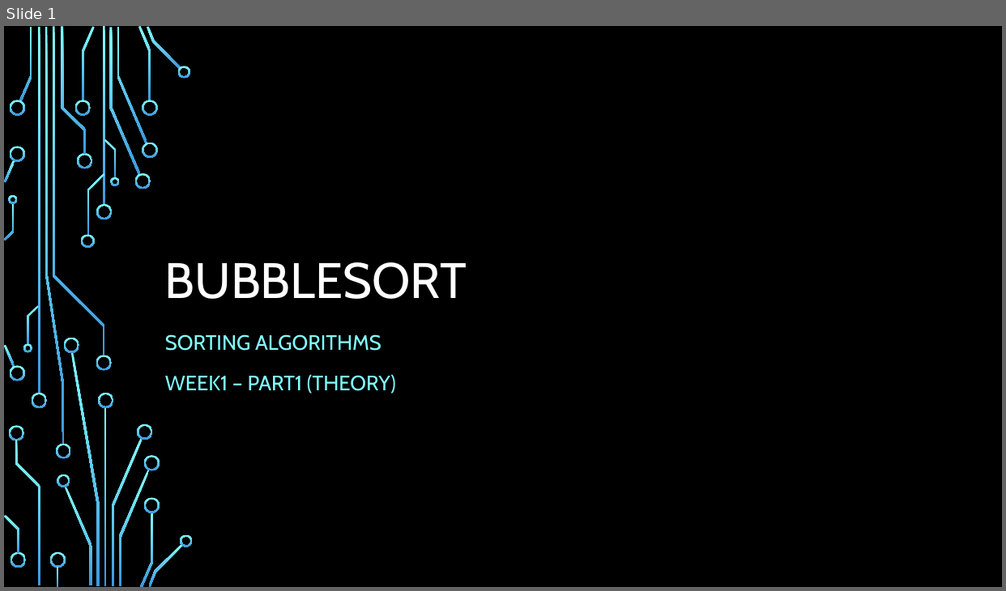
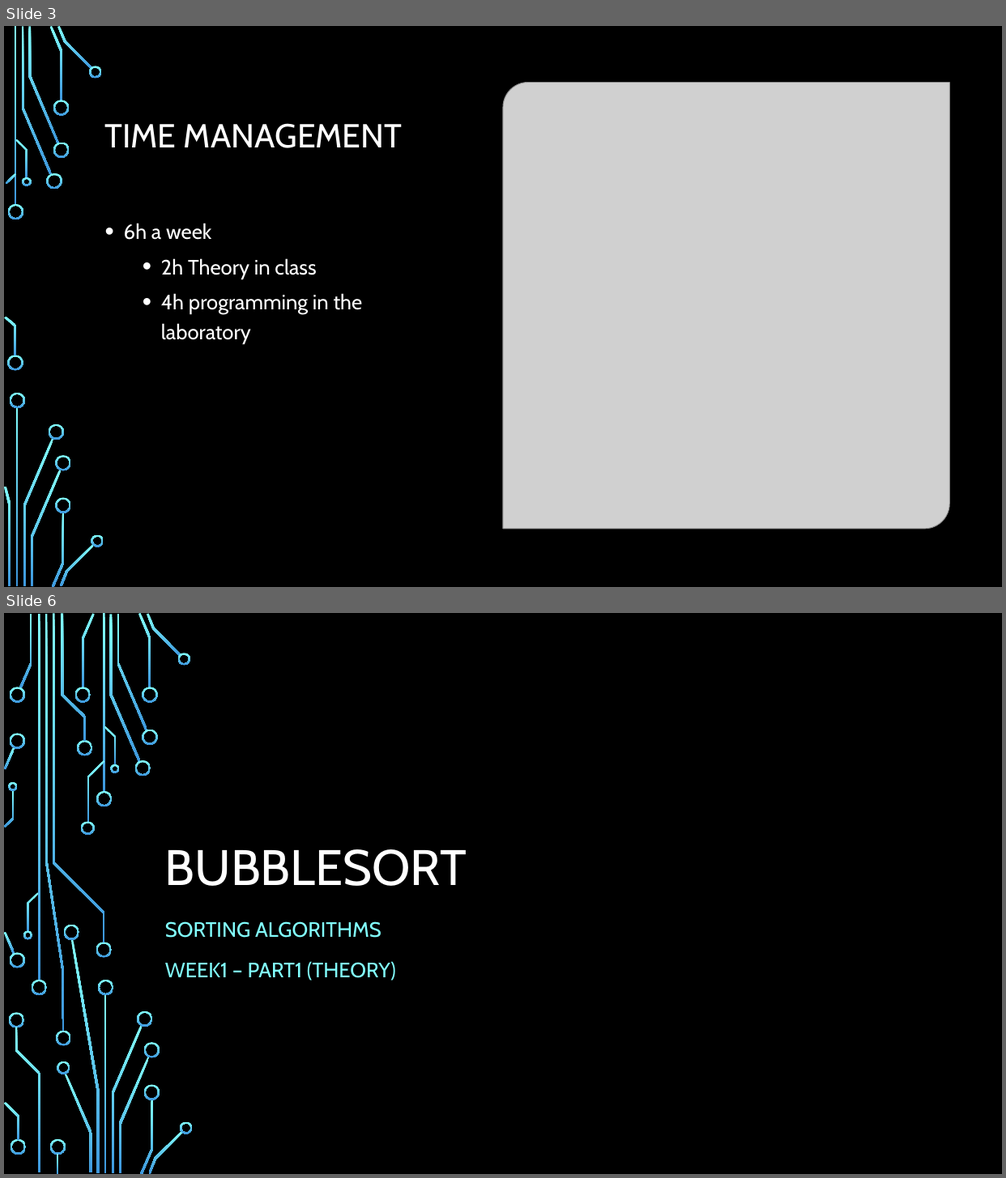
Before and after one commit to Fabianstw/MiniGamesArduino, a slide deck: LearningUnit/Presentation/BubbleSortTheoryWeek1.pptx. Shown one above the other, each under a label of ours: slide 1 before the commit, slides 3 and 6 after it; the slides between them are not shown. The pictures are 1006x591 and 1006x1178 pixels, drawn with LibreOffice and Linux fonts; fonts in the diff are those of the drawing; grey boxes stand for pictures; background and template pictures are left out. Boxes give left, top, right and bottom in pixels: in the first picture for what was removed or moved away, otherwise in the second. Text is boxed around its words. In the diff, an @@ line names an element or a change of style, - is before the commit and + after.

```diff
--- a/LearningUnit/Presentation/BubbleSortTheoryWeek1.pptx
+++ b/LearningUnit/Presentation/BubbleSortTheoryWeek1.pptx
@@ slide 3 added at bbox=[4, 26, 1002, 587], background picture (left out) @@
@@ rectangle added at bbox=[4, 26, 1002, 587], fill #000000 @@
@@ picture added at bbox=[503, 82, 950, 529] @@
@@ title added at bbox=[105, 123, 403, 148], 32 pt, text #FFFFFF @@
+TIME MANAGEMENT
@@ text added at bbox=[124, 223, 363, 344], 20 pt, text #FFFFFF @@
+• 6h a week
+  • 2h Theory in class
+  • 4h programming in the laboratory
@@ group added at bbox=[4, 26, 104, 587]: 24 freeform shapes, 2 rectangles @@
@@ group added at bbox=[4, 26, 987, 587]: 14 freeform shapes, 3 rectangles @@
@@ what was slide 1 is now slide 6 @@
```
Also in this commit, not shown: 6 other slides added, 2 other files.
